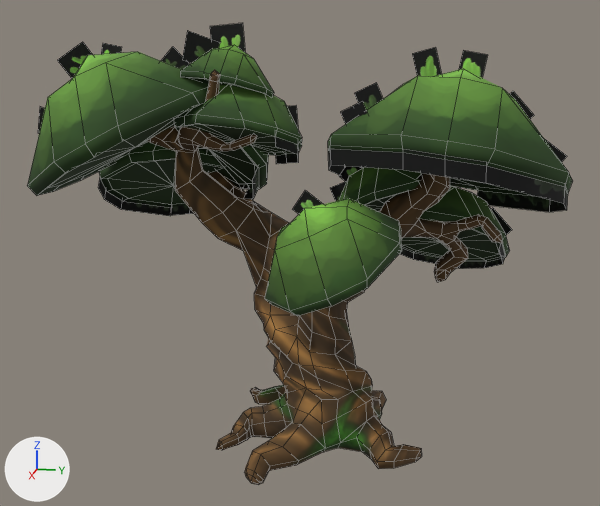
The FBX model Run4YourLife/Assets/Art/Props/Atrezzo/Trees/R4YL_PROP_tree001/R4YL_PROP_tree001.FBX, before and after one commit.
The view is the same before and after, from a 50 mm lens placed at (3.29, 0.57, 1.64), pointed at (0.01, -0.09, 0.82). Every picture has the same lights, and +X, +Y and +Z are marked at lower left. Mesh edges are drawn as thin lines. Where no turn or scale is listed for an object, it has been applied to the vertices.

In view in the first picture: 'R4YL_PROP_tree001'.
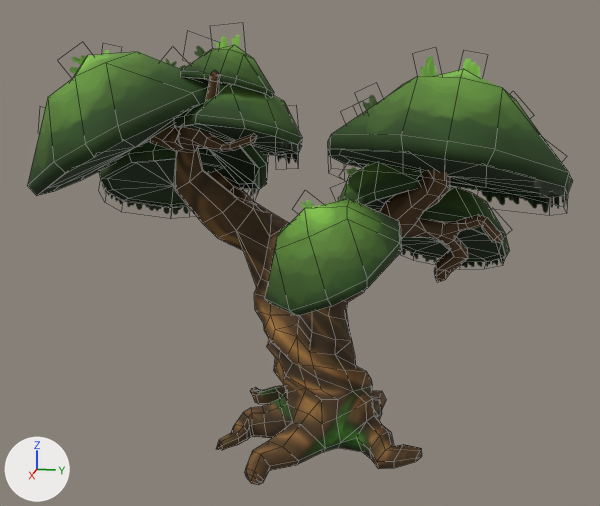
Where the newer file only moved an object's origin or applied its transform, the numbers keep the older frame.

Patch to the scene script:
```diff
--- a/Run4YourLife/Assets/Art/Props/Atrezzo/Trees/R4YL_PROP_tree001/R4YL_PROP_tree001.FBX.py
+++ b/Run4YourLife/Assets/Art/Props/Atrezzo/Trees/R4YL_PROP_tree001/R4YL_PROP_tree001.FBX.py
@@ mat_material__28 @@
 mat_material__28 = principled_material('Material #28')
-mat_material__28.texture = img_r4yl_prop_leaf_tree001_alpha_df_tga
+mat_material__28.texture = img_r4yl_prop_leaf_tree001_alpha_df_tga  # with its transparency
 mat_material__28.roughness = 0.859
@@ me_mesh @@
 # used by ob_r4yl_prop_tree001; location = (0.0, 0.022, 0.0)
-me_mesh.from_pydata(...)  # 1313 vertices, 1291 faces; spans x -0.71..0.71, y -1.23..0.94, z 0.01..1.74
+me_mesh.from_pydata(...)  # 1312 vertices, 1291 faces; spans x -0.71..0.71, y -1.23..0.94, z 0.01..1.74
+# me_mesh part 1
+# 23 vertices are removed from x -0.68..0.51, y -1.13..0.88, z 0.82..1.35
+# 19 faces are deleted
+# 9 vertices in x -0.39..-0.04, y 0.21..0.73, z 0.71..0.9 move by (0.0, 0.0, -0.01)
+# 4 vertices in x -0.09..0.51, y 0.02..0.88, z 1.01..1.23 move by (0.0, 0.0, 0.06)
+# 3 vertices in x -0.06..-0.01, y -0.18..-0.12, z 1.19..1.25 move by (0.0, 0.0, -0.02)
+# 3 vertices in x -0.12..-0.07, y -0.24..-0.18, z 1.17..1.23 move by (0.0, 0.0, -0.03)
+# 30 vertices move from x -0.66..0.51, y -1.12..0.92, z 0.68..1.3 to x -0.67..0.51, y -1.13..0.92, z 0.68..1.29
+# 22 vertices are added at x -0.68..0.51, y -1.12..0.89, z 0.81..1.32
+# 19 new faces join them, mat_material__28 (picture img_r4yl_prop_leaf_tree001_alpha_df_tga)
 me_mesh.materials.append(mat_material__26)
```

Changed parts and their boxes (x1, y1, x2, y2) in the pictures (600 x 506 px; the box of a moved part takes in the faces that stretch with it):
'R4YL_PROP_tree001', surface changed, reshaped
    before: (27, 23, 573, 485)
    after: (27, 35, 573, 485)
part 1 of me_mesh, moved or reshaped
    before: (98, 137, 568, 269)
    after: (102, 139, 568, 268)
